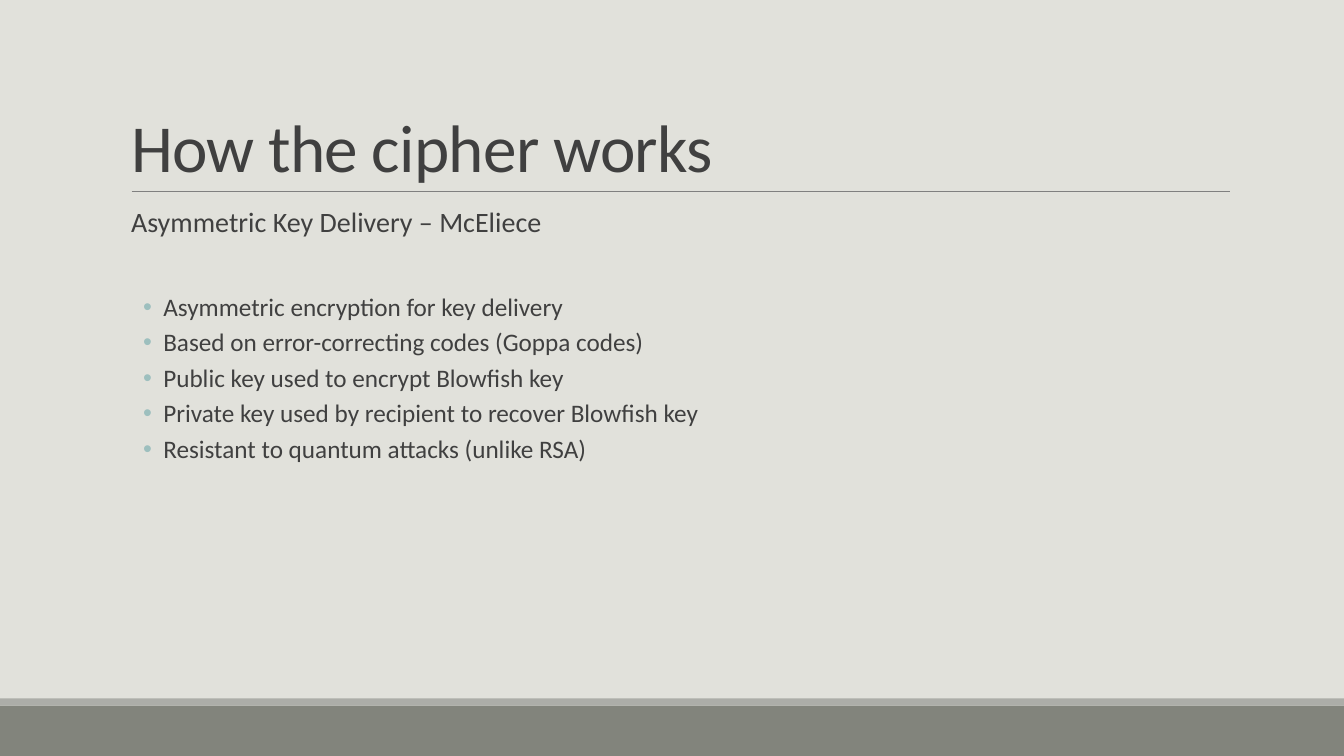
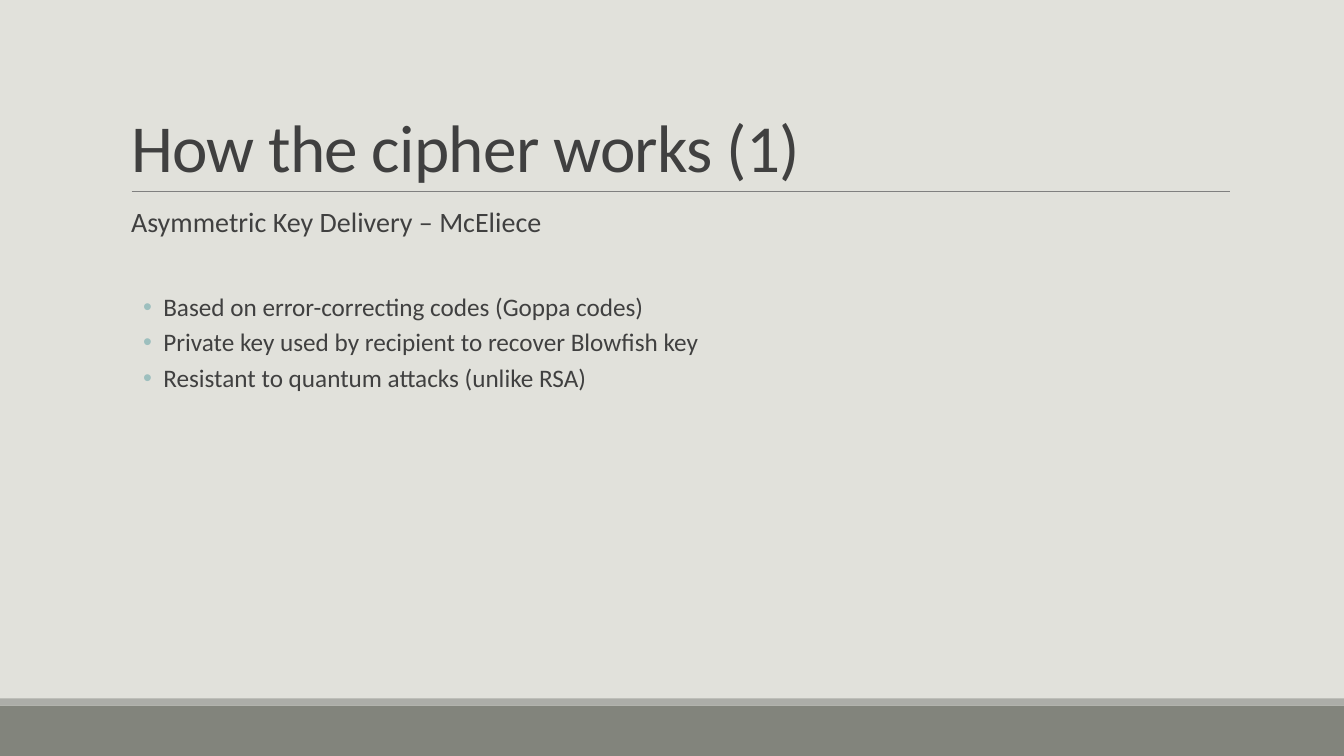
Before and after one commit to ShlomiFridman/CryptoProject2025, a slide deck: slide 5 of Blowfish.pptx (slide 4 before the commit). Drawn at 1344x756 pixels with LibreOffice and Linux fonts; fonts in the diff are those of the drawing. Boxes give left, top, right and bottom in pixels: in the first picture for what was removed or moved away, otherwise in the second. Text is boxed around its words. In the diff, an @@ line names an element or a change of style, - is before the commit and + after.

```diff
--- a/Blowfish.pptx
+++ b/Blowfish.pptx
@@ title at [131,123,800,183]: text changed @@
-How the cipher works
+How the cipher works (1)
@@ text at [163,298,563,320]: paragraph removed @@
-  • Asymmetric encryption for key delivery
@@ text at [163,369,563,391]: paragraph removed @@
-  • Public key used to encrypt Blowfish key
```
Also in this commit, not shown: 1 other slide changed, 2 slides added, 1 other file.
